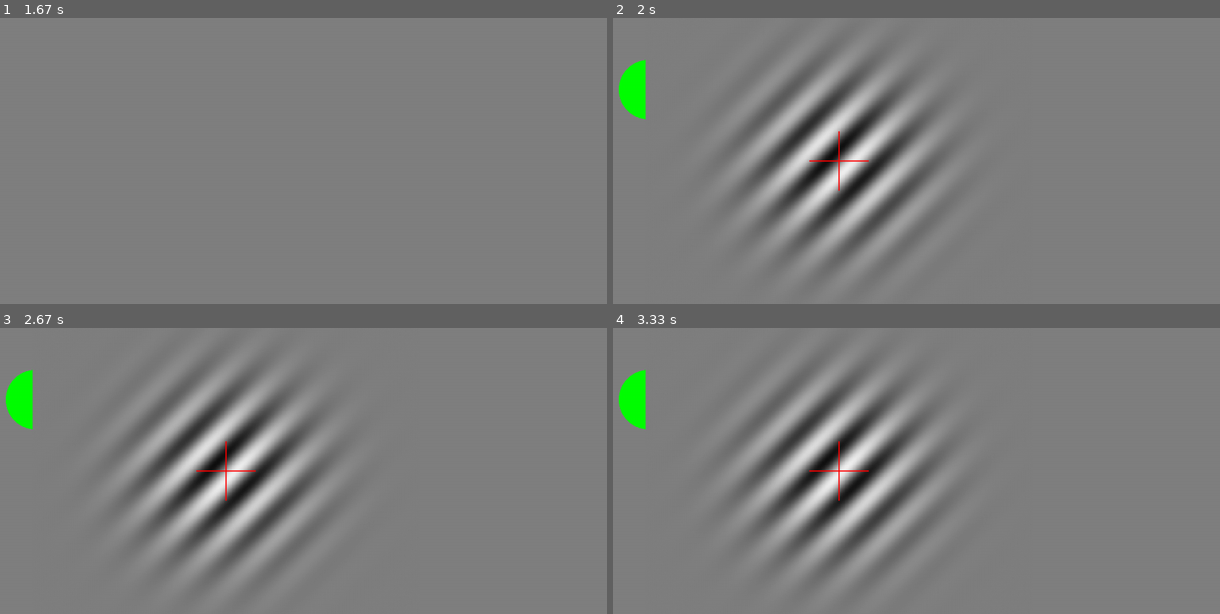
Above: before the commit, frames 1-4 (two rows, left to right).
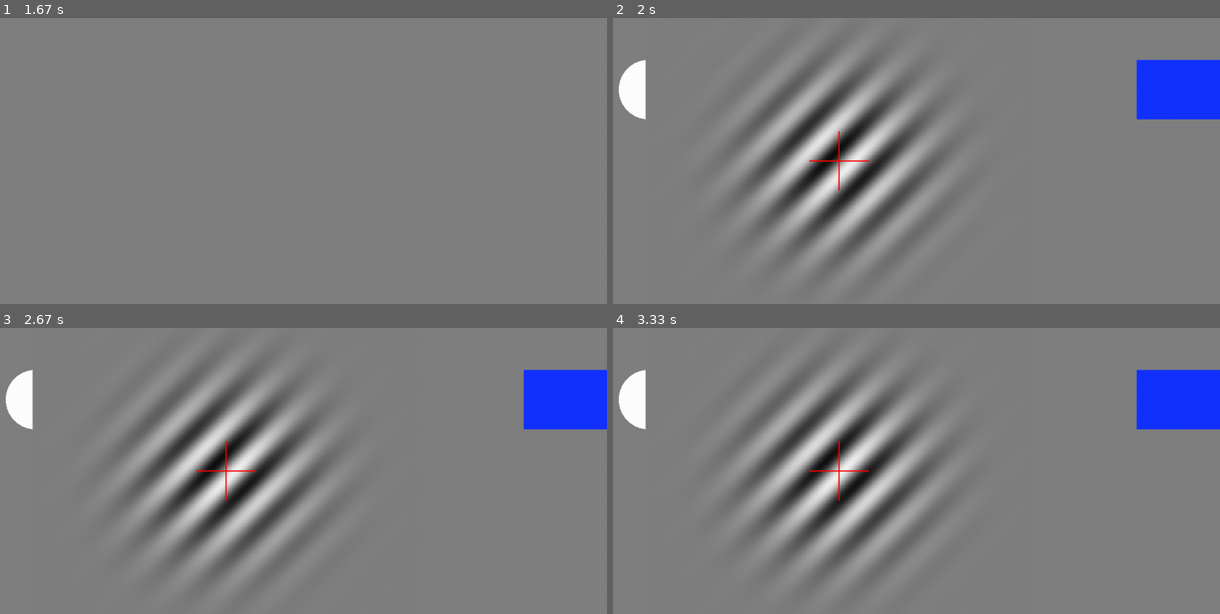
Above: after the commit, the same moments.

Repository: Charestlab/tachypy
Game: pygame game, started from example_tachypy.py
The game is run twice, just before and just after one commit, with the same random seed, the same clock (stepped at 60 frames per second) and the same inputs.
Inputs:
- Up to frame 1 (1.67 s): no input
- Up to frame 2 (2 s): no input
- Up to frame 3 (2.67 s): no input
- Up to frame 4 (3.33 s): no input

Frame 1 is identical in both runs. In frame 2, 3.6% of the frame differs, in the area x 0-100%, y 14-36%; in frame 3, 3.6%; in frame 4, 3.6%.

Commit message:
making sure fill clears the screen properly

Diff:
--- a/example_tachypy.py
+++ b/example_tachypy.py
@@ -6,6 +6,7 @@
     Screen,
     Texture,
     Circle,
+    Rectangle,
     FixationCross,
     center_rect_on_point,
     ResponseHandler,
@@ -25,7 +26,12 @@
 fixation_cross = FixationCross(center=[center_x, center_y], half_width=50, half_height=50, thickness=2.0, color=(255, 0, 0))  # Red cross
 
 # let's add a white circle
-circle = Circle(center=(320, 240), radius=50, fill=True, color=(0, 255, 0))  # Green circle
+circle = Circle(center=(320, 240), radius=50, fill=True, color=(255, 255, 255))  # Green circle
+
+# let's add a nice blue rectangle
+# first we can define the rectangle it will strecth to:
+a_rect = [center_x+500, 190, center_x+1000, 290]
+rectangle = Rectangle(a_rect, fill=True, thickness=1.0, color=(20.0, 50.0, 255.0))
 
 # let's start our audio player
 audio_player = Audio(sample_rate=44100, channels=1)
@@ -95,6 +101,10 @@
         # draw a circle
         circle.draw()
 
+        # draw a rectangle
+        rectangle.draw()
+
+
         # draw the texture
         texture.draw(dest_rect)
 
--- a/src/tachypy/screen.py
+++ b/src/tachypy/screen.py
@@ -110,7 +110,7 @@
             return None
         return (self.last_flip_time - self.prev_flip_time)/1e9 # go back to seconds
 
-    def fill(self, color):
+    def fill(self, color=(128,128,128)):
         """
         Fill the screen with a color.
 
@@ -121,8 +121,13 @@
 
         """
         # Use OpenGL to clear the screen with the specified color
+        glBindTexture(GL_TEXTURE_2D, 0)
+        glDisable(GL_TEXTURE_2D)
+        glDisable(GL_BLEND)
+        glBlendFunc(GL_ONE, GL_ZERO)
+        glDisable(GL_DEPTH_TEST)
         glClearColor(color[0]/255.0, color[1]/255.0, color[2]/255.0, 1.0)
-        glClear(GL_COLOR_BUFFER_BIT)
+        glClear(GL_COLOR_BUFFER_BIT | GL_DEPTH_BUFFER_BIT)
 
     def tick(self):
         """
--- a/src/tachypy/shapes.py
+++ b/src/tachypy/shapes.py
@@ -35,6 +35,8 @@
 
     def draw(self):
         # Set the color for the circle
+        glPushAttrib(GL_ENABLE_BIT | GL_COLOR_BUFFER_BIT | GL_TEXTURE_BIT | GL_TRANSFORM_BIT)
+        glPushMatrix()
         glColor3f(*self.color)
 
         # Choose the OpenGL primitive type based on whether the circle is filled or not
@@ -55,6 +57,10 @@
 
         glEnd()
 
+        glPopMatrix()
+        glPopAttrib()
+
+
 class Rectangle:
     def __init__(self, a_rect, fill=True, thickness=1.0, color=(255.0, 255.0, 255.0)):
         """
@@ -87,6 +93,8 @@
         self.color = np.asarray(color) / 255.0
 
     def draw(self):
+        glPushAttrib(GL_ENABLE_BIT | GL_COLOR_BUFFER_BIT | GL_TEXTURE_BIT | GL_TRANSFORM_BIT)
+        glPushMatrix()
         glColor3f(*self.color)
 
         if self.fill:
@@ -105,6 +113,10 @@
             glVertex2f(self.x1, self.y2)  # Bottom-left
             glEnd()
 
+        glPopMatrix()
+        glPopAttrib()
+
+
 
 class Line:
     def __init__(self, start_point, end_point, thickness=1.0, color=(255.0, 0.0, 0.0)):
@@ -135,12 +147,17 @@
         self.thickness = thickness
 
     def draw(self):
+        glPushAttrib(GL_ENABLE_BIT | GL_COLOR_BUFFER_BIT | GL_TEXTURE_BIT | GL_TRANSFORM_BIT)
+        glPushMatrix()
         glColor3f(*self.color)
         glLineWidth(self.thickness)
         glBegin(GL_LINES)
         glVertex2f(*self.start_point)
         glVertex2f(*self.end_point)
         glEnd()
+        glPopMatrix()
+        glPopAttrib()
+
 
 
 class FixationCross:
--- a/src/tachypy/textures.py
+++ b/src/tachypy/textures.py
@@ -41,6 +41,8 @@
             texture_id: The ID of the texture to draw.
             a_rect: A rectangle defined as [x1, y1, x2, y2] or [[x1, xy], [x2, y2]].
         """
+        glPushAttrib(GL_ENABLE_BIT | GL_COLOR_BUFFER_BIT | GL_TEXTURE_BIT | GL_TRANSFORM_BIT)
+        glPushMatrix()
         a_rect = np.asarray(a_rect)
         if a_rect.shape[0]==4:
             x1, y1, x2, y2 = np.asarray(a_rect)
@@ -70,3 +72,6 @@
 
         # unbind the texture
         self.unbind()
+
+        glPopMatrix()
+        glPopAttrib()
